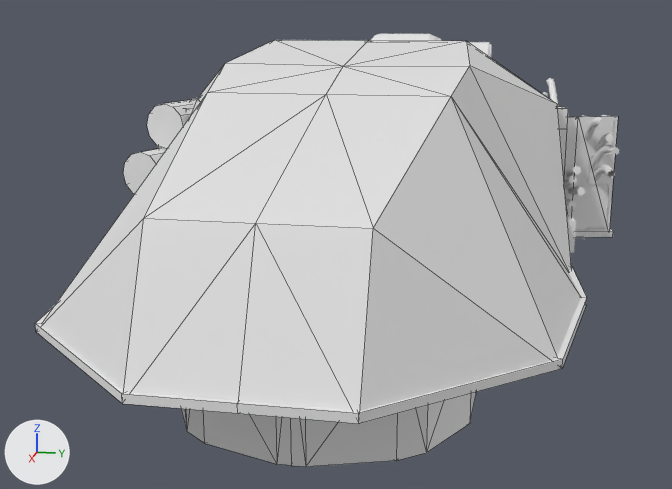
The FBX model Assets/Meshes/ChronoGreaser_Craft.fbx as it was, and as the next commit left it.
Rendered twice from a camera (50 mm lens) standing at (25.03, 3.8, 5.5) and looking at (0.91, -1.03, -0.52). Lighting does not change. The marker at lower left points along +X, +Y and +Z. The picture after the commit comes second. Mesh edges are drawn as thin lines on the coarser meshes. Where no turn or scale is listed for an object, it has been applied to the vertices.

Script lines for the objects in view, before the commit:
```python
me_cube_179 = bpy.data.meshes.new('Cube.179')
me_cube_179.from_pydata(...)  # 1292 vertices, 1242 faces; spans x -1.58..3.48, y -0.82..1.09, z -0.68..3.24
me_cylinder_013 = bpy.data.meshes.new('Cylinder.013')
me_cylinder_013.from_pydata(...)  # 216 vertices, 186 faces; spans x -3.18..2.13, y -1.13..1.52, z -1.86..1.86
me_plane_017 = bpy.data.meshes.new('Plane.017')
me_plane_017.from_pydata(...)  # 134 vertices, 260 faces; spans x -12.3..13.2, y -6.1..6.1, z -2.3..4.9
ob_surface = bpy.data.objects.new('Surface', me_plane_017)
ob_surface.location = (0.0, 0.0, 0.0)
ob_wall_pipes = bpy.data.objects.new('Wall_Pipes', me_cylinder_013)
ob_wall_pipes.location = (0.14, -5.49, 1.42)
ob_wall_wires = bpy.data.objects.new('Wall_Wires', me_cube_179)
ob_wall_wires.location = (-1.09, 4.99, 0.57)
# also in view: 'FloorGuard' at (0.64, 0.0, 0.17)
```
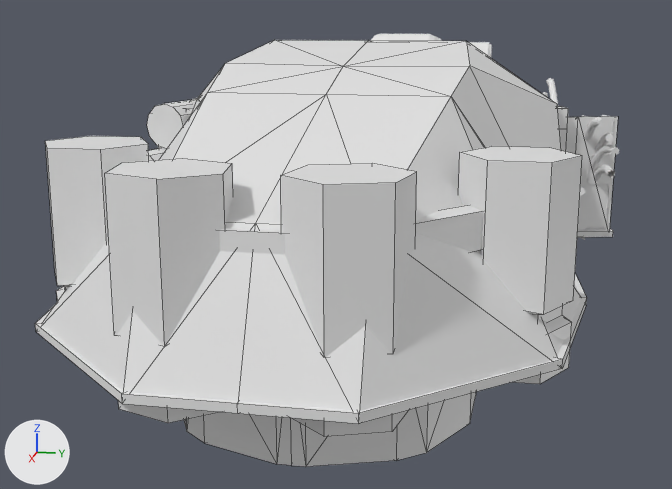
Commit message: Extra pillars

Boxes [x1, y1, x2, y2] around the edits, measured in the pictures (672 x 489 px):
'Fore_Pillars', added
    after: [45, 136, 582, 436]

What changed in the scene script:
```text
Add me_cylinder_015:
    me_cylinder_015.from_pydata(...)  # 180 vertices, 152 faces; spans x -0.87..3.51, y -8.55..1.0, z -0.41..3.29
Add ob_fore_pillars:
    ob_fore_pillars = bpy.data.objects.new('Fore_Pillars', me_cylinder_015)
    ob_fore_pillars.location = (9.34, 3.77, 0.0)
```
